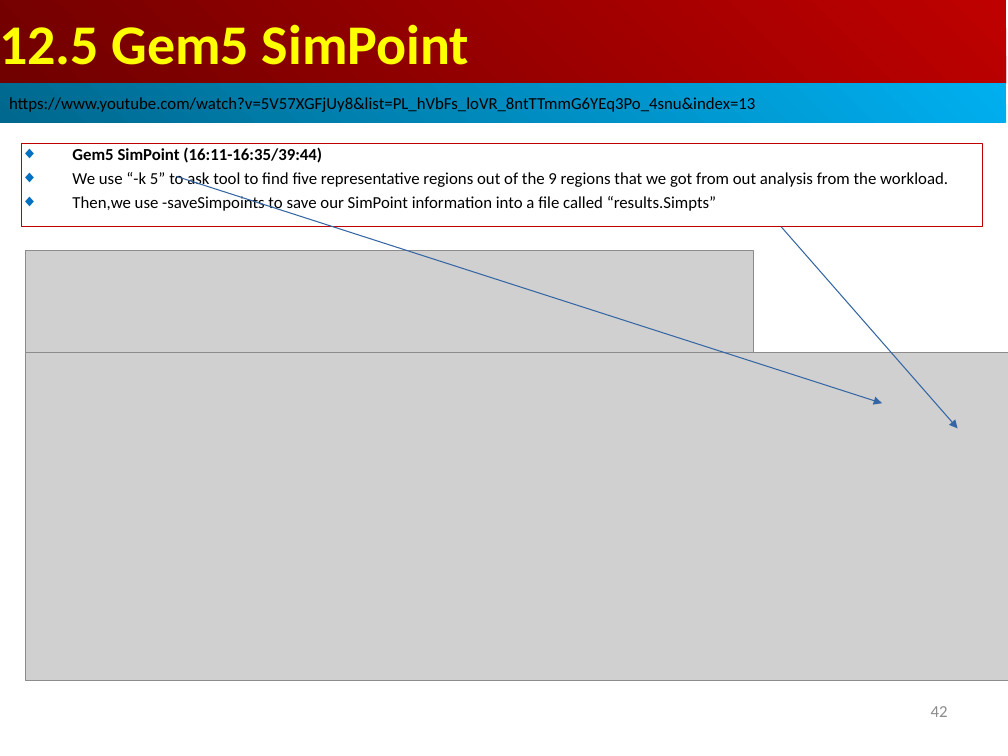
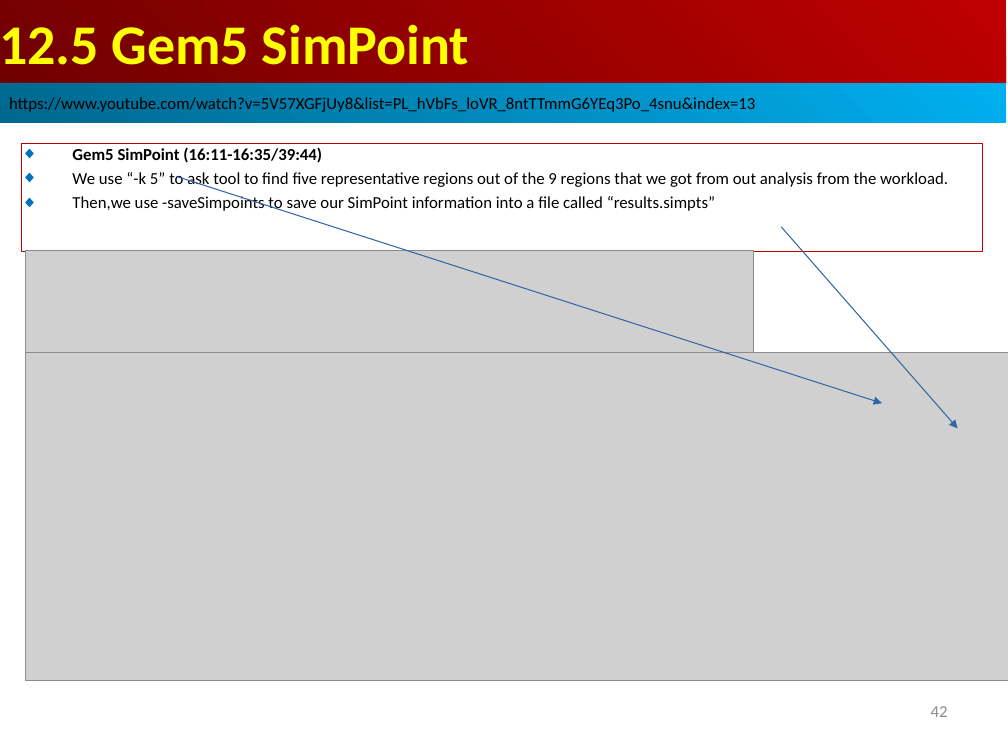
Before and after one commit to peterhchen/AIU_CS850_Gem5_McPAT, a slide deck: slide 42 of 050_Gem5/013.SampleSim/000_Video/013.SampleSim.ppt. Drawn at 1008x756 pixels with LibreOffice and Linux fonts; fonts in the diff are those of the drawing; grey boxes stand for pictures. Boxes give left, top, right and bottom in pixels: in the first picture for what was removed or moved away, otherwise in the second. Text is boxed around its words. In the diff, an @@ line names an element or a change of style, - is before the commit and + after.

```diff
--- a/050_Gem5/013.SampleSim/000_Video/013.SampleSim.ppt
+++ b/050_Gem5/013.SampleSim/000_Video/013.SampleSim.ppt
@@ rectangle "Gem5 SimPoint (16:11-16:35/39:44)": place and size @@
-rectangle "Gem5 SimPoint (16:11-16:35/39:44)" at bbox=[21, 143, 983, 227]
+rectangle "Gem5 SimPoint (16:11-16:35/39:44)" at bbox=[21, 143, 983, 252]
@@ text in rectangle at bbox=[72, 195, 715, 213]: text changed @@
-◆ Then,we use -saveSimpoints to save our SimPoint information into a file called “results.Simpts”
+◆ Then,we use -saveSimpoints to save our SimPoint information into a file called “results.simpts”
```
Also in this commit, not shown: 2 other slides changed, 4 slides added.
